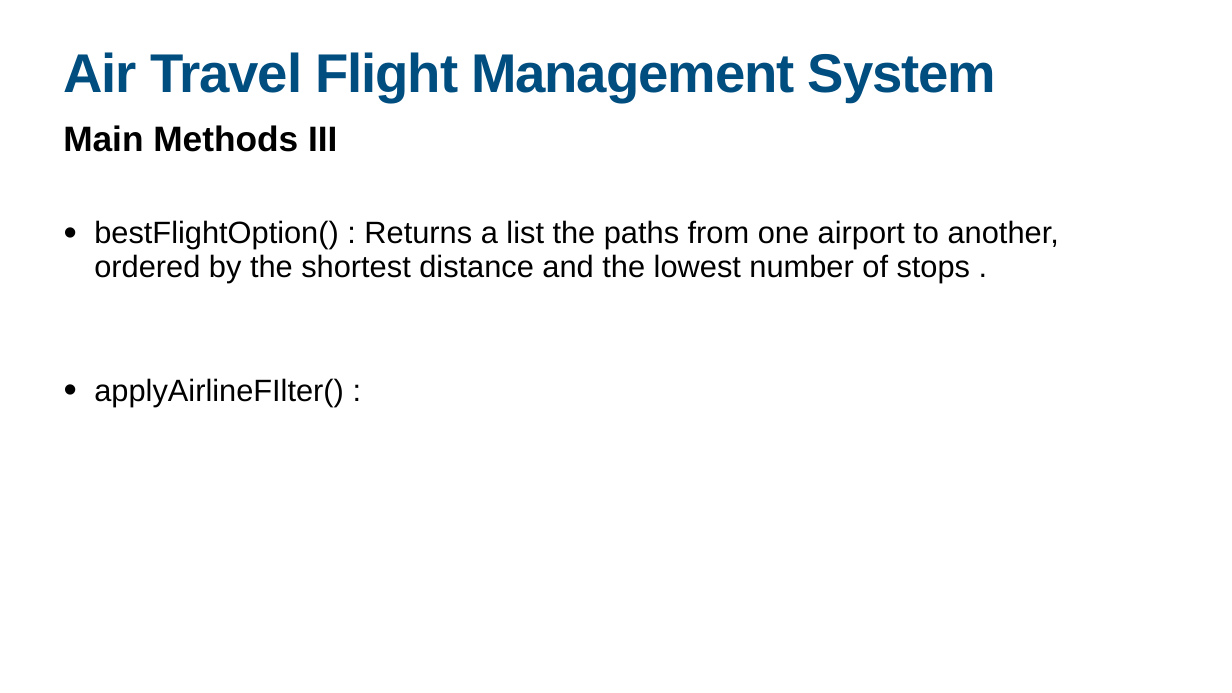
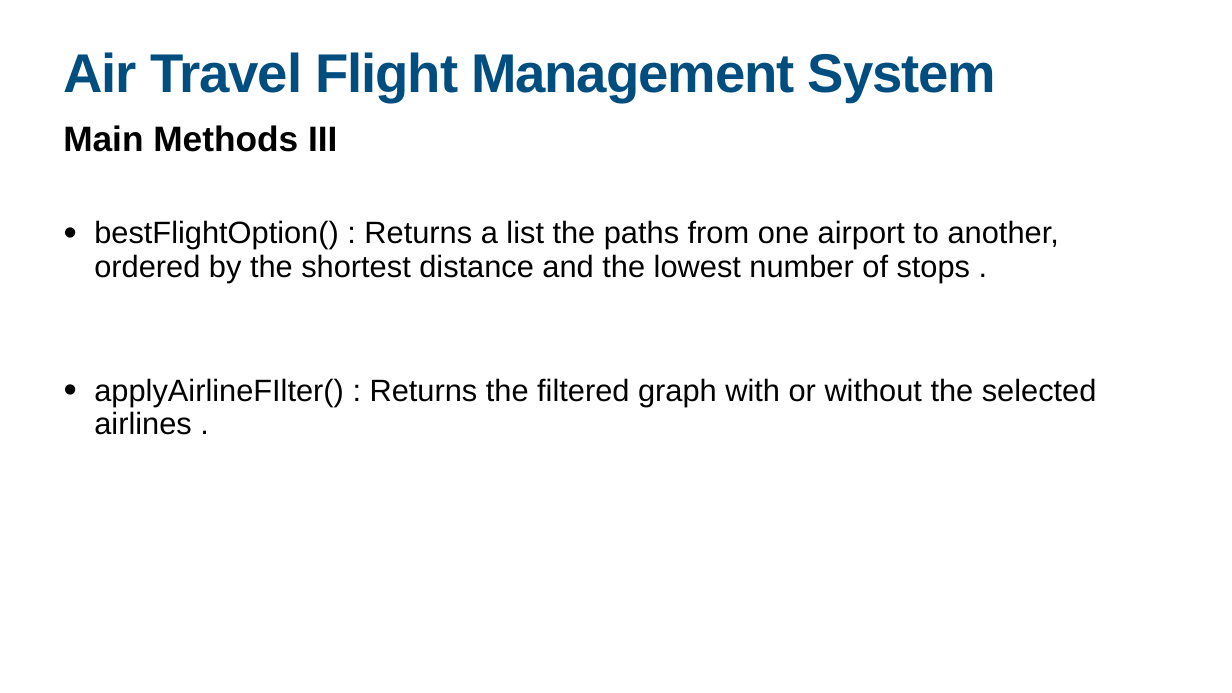
Before and after one commit to joaoparada10/Flight-Management-System, a slide deck: slide 7 of AEDProj2.pptx (slide 8 before the commit). Drawn at 1232x693 pixels with LibreOffice and Linux fonts; fonts in the diff are those of the drawing. Boxes give left, top, right and bottom in pixels: in the first picture for what was removed or moved away, otherwise in the second. Text is boxed around its words. In the diff, an @@ line names an element or a change of style, - is before the commit and + after.

Commit message:
Final ppt version

```diff
--- a/AEDProj2.pptx
+++ b/AEDProj2.pptx
@@ text at [94,378,1097,435]: text changed @@
-• applyAirlineFIlter() :
+• applyAirlineFIlter() : Returns the filtered graph with or without the selected airlines .
```
Also in this commit, not shown: 5 other slides changed, 1 slide removed.
